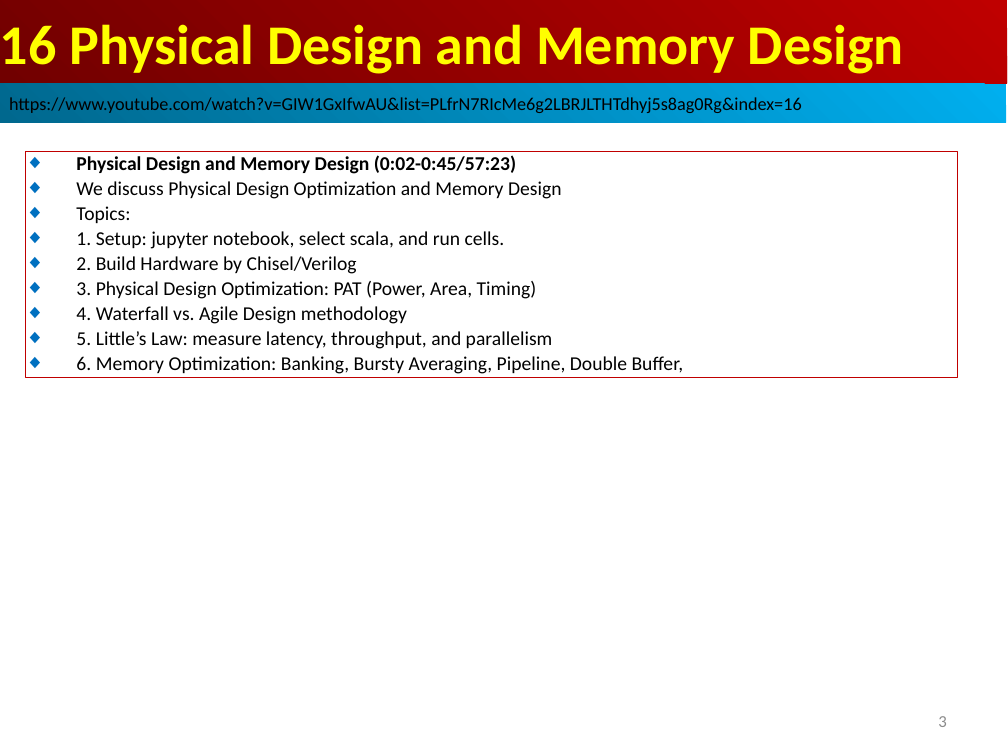
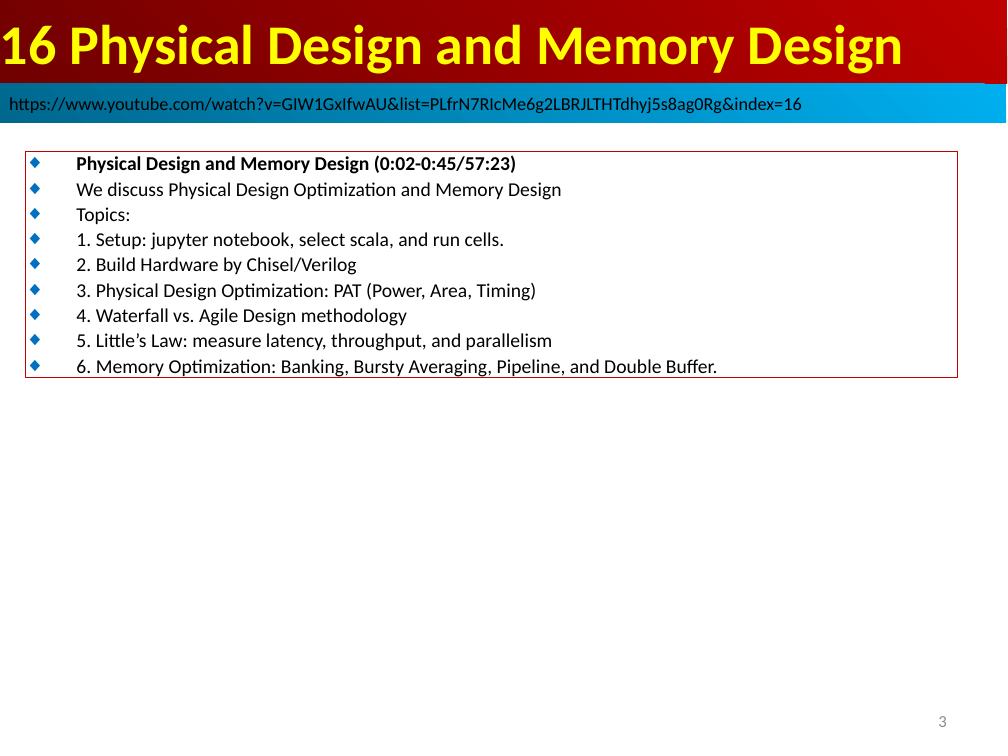
Before and after one commit to peterhchen/AIU_CS800_Chisel, a slide deck: slide 3 of 500_UCSC_HWD/016_Memory/000_Video/016.Memory.ppt. Drawn at 1008x756 pixels with LibreOffice and Linux fonts; fonts in the diff are those of the drawing. Boxes give left, top, right and bottom in pixels: in the first picture for what was removed or moved away, otherwise in the second. Text is boxed around its words. In the diff, an @@ line names an element or a change of style, - is before the commit and + after.

```diff
--- a/500_UCSC_HWD/016_Memory/000_Video/016.Memory.ppt
+++ b/500_UCSC_HWD/016_Memory/000_Video/016.Memory.ppt
@@ text in rectangle at [76, 359, 718, 378]: text changed @@
-◆ 6. Memory Optimization: Banking, Bursty Averaging, Pipeline, Double Buffer,
+◆ 6. Memory Optimization: Banking, Bursty Averaging, Pipeline, and Double Buffer.
```
